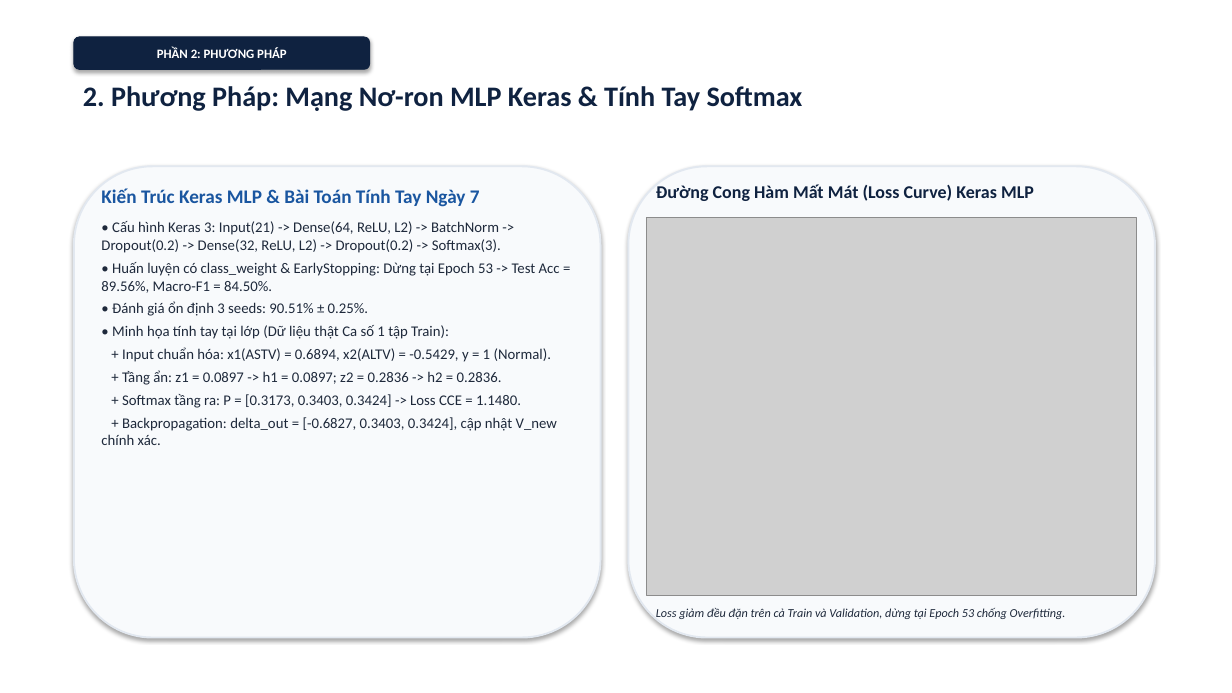
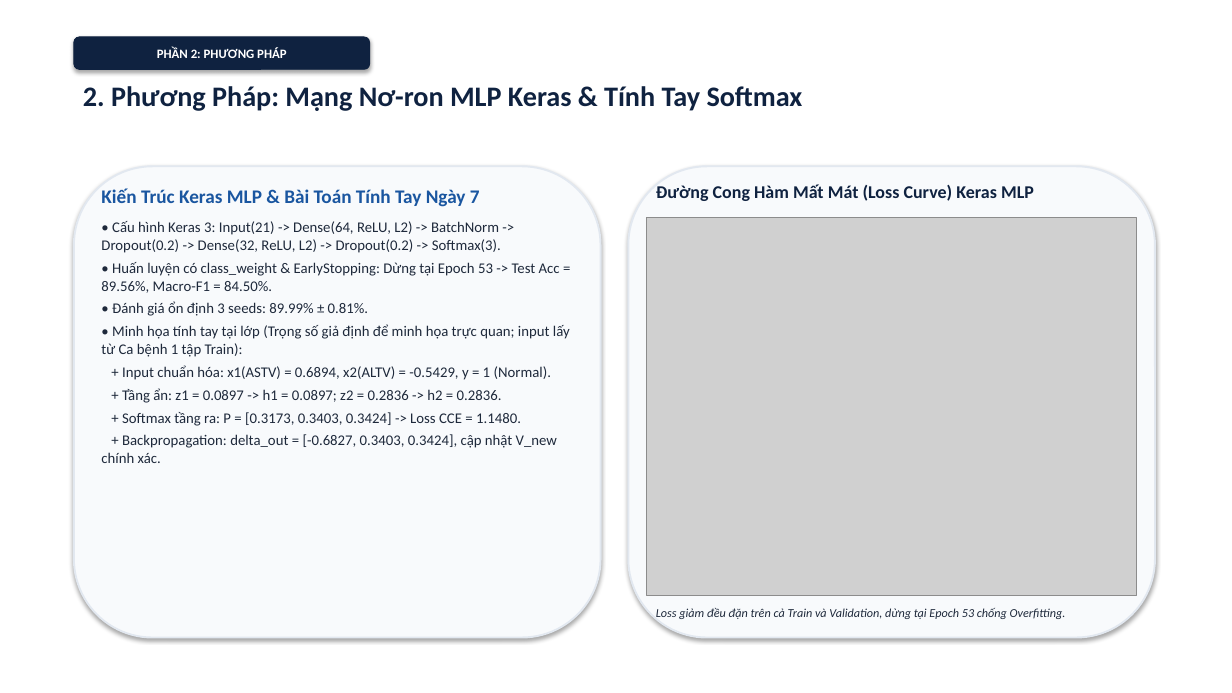
Before and after one commit to Escanor292/caimo, a slide deck: slide 10 of DT69_123000609_SlideThuyetTrinh.pptx. Drawn at 1232x693 pixels with LibreOffice and Linux fonts; fonts in the diff are those of the drawing; grey boxes stand for pictures. Boxes give left, top, right and bottom in pixels: in the first picture for what was removed or moved away, otherwise in the second. Text is boxed around its words. In the diff, an @@ line names an element or a change of style, - is before the commit and + after.

```diff
--- a/DT69_123000609_SlideThuyetTrinh.pptx
+++ b/DT69_123000609_SlideThuyetTrinh.pptx
@@ text at (101, 301, 570, 357): text changed @@
-• Đánh giá ổn định 3 seeds: 90.51% ± 0.25%.
-• Minh họa tính tay tại lớp (Dữ liệu thật Ca số 1 tập Train):
+• Đánh giá ổn định 3 seeds: 89.99% ± 0.81%.
+• Minh họa tính tay tại lớp (Trọng số giả định để minh họa trực quan; input lấy từ Ca bệnh 1 tập Train):
```
Also in this commit, not shown: 2 other slides changed, 8 other files.
